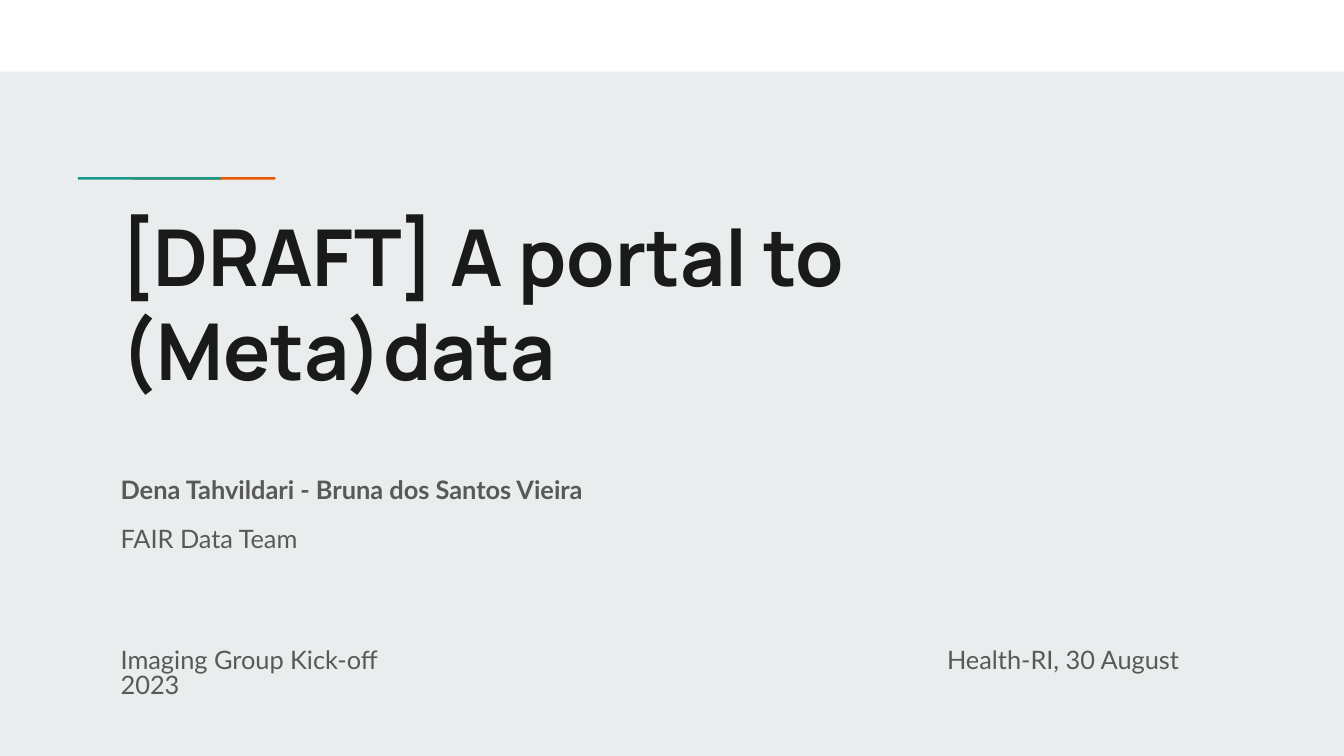
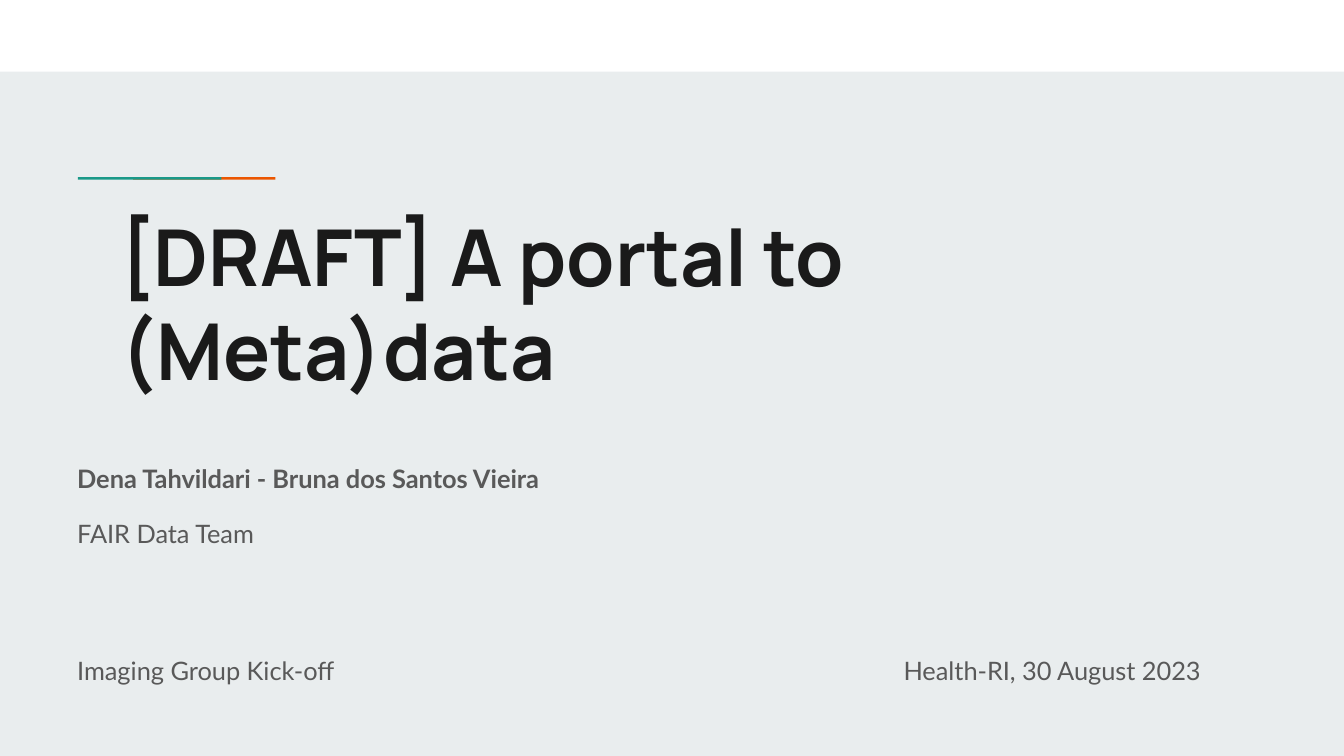
Before and after one commit to Health-RI/health-ri-metadata, a slide deck: slide 1 of Presentations/[DRAFT]HRI_Metadata_Schema_ImagingGroup_KickOff.pptx. Drawn at 1344x756 pixels with LibreOffice and Linux fonts; fonts in the diff are those of the drawing. Boxes give left, top, right and bottom in pixels: in the first picture for what was removed or moved away, otherwise in the second. Text is boxed around its words. In the diff, an @@ line names an element or a change of style, - is before the commit and + after.

```diff
--- a/Presentations/[DRAFT]HRI_Metadata_Schema_ImagingGroup_KickOff.pptx
+++ b/Presentations/[DRAFT]HRI_Metadata_Schema_ImagingGroup_KickOff.pptx
@@ subtitle "Dena Tahvildari - Bruna dos ...": place and size @@
-subtitle "Dena Tahvildari - Bruna dos ..." at (121, 480, 1179, 674)
+subtitle "Dena Tahvildari - Bruna dos ..." at (77, 469, 1201, 684)
@@ subtitle "Dena Tahvildari - Bruna dos ..." at (77, 469, 1201, 684): line spacing 0.8 to 0.9 @@
```
Also in this commit, not shown: 4 other slides changed.
